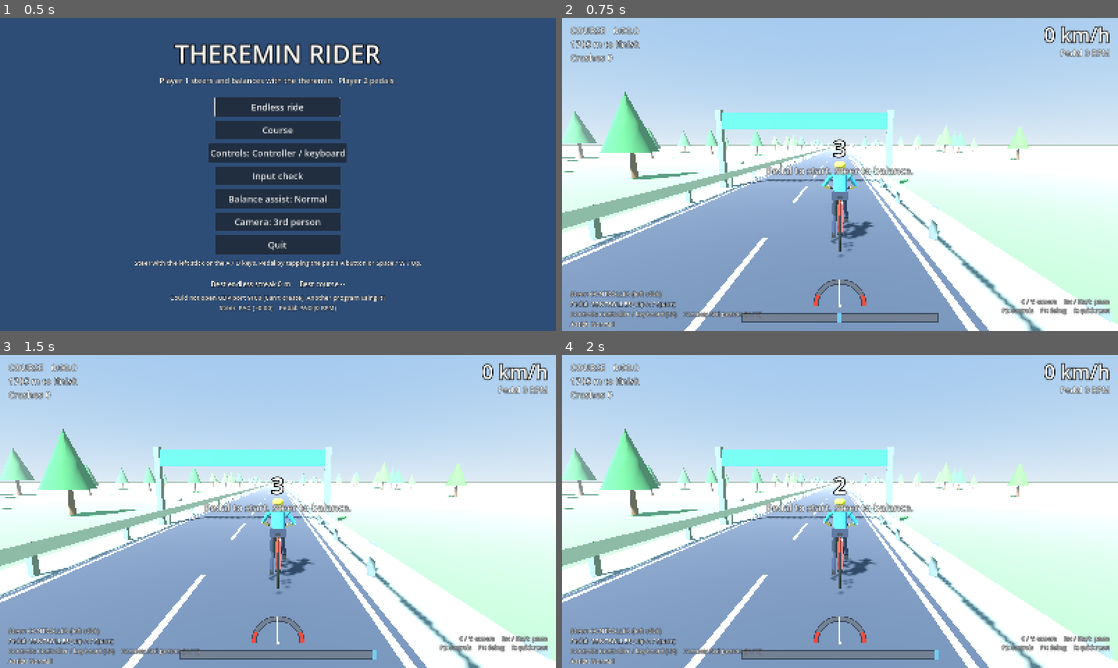
Above: before the commit, frames 1-4 (two rows, left to right).
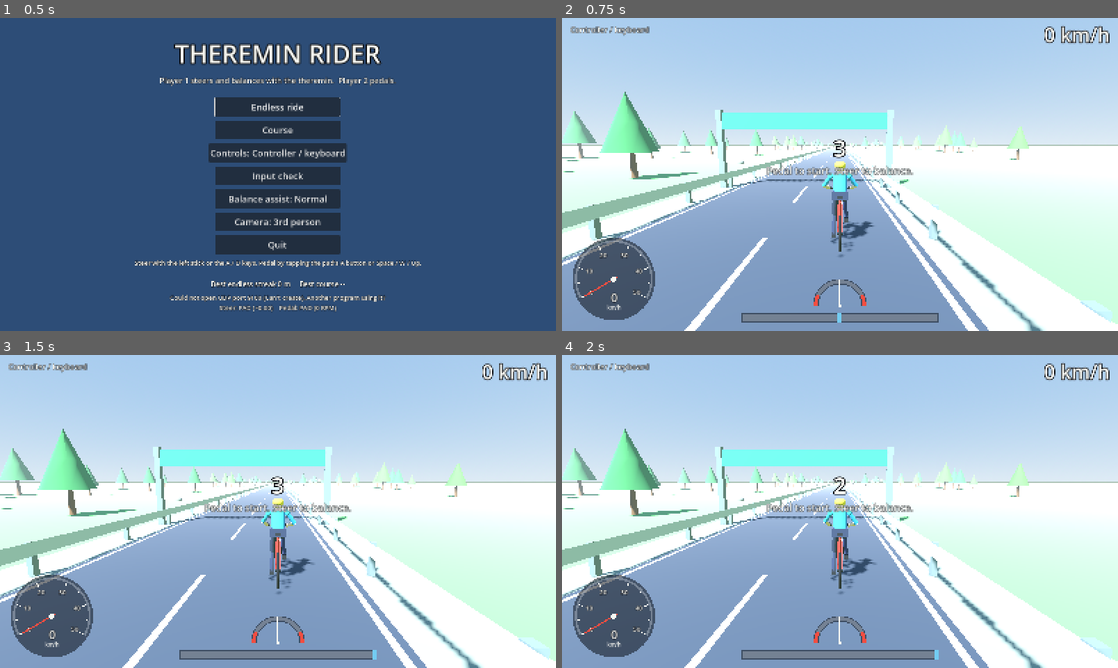
Above: after the commit, the same moments.

Repository: sahandazimi02-cmyk/ThereminRider
Game: Godot game, scene res://scenes/main_menu.tscn
The game is run twice, just before and just after one commit, with the same random seed, the same clock (stepped at 60 frames per second) and the same inputs.
Inputs:
- Up to frame 1 (0.5 s): no input
- Up to frame 2 (0.75 s): click "Course" at 0.5 s
- Up to frame 3 (1.5 s): tap A (steer_left) at 1.25 s; hold D (steer_right) from 1.28 s (still down); hold Space (pedal) from 1.28 s (still down)
- Up to frame 4 (2 s): keep holding D (steer_right); keep holding Space (pedal)

Frame 1 is identical in both runs. In frame 2, 5.0% of the frame differs, in the area x 1-99%, y 2-99%; in frame 3, 5.0%; in frame 4, 5.0%.

Commit message:
feat: 0.6.0 minimal HUD, speedometer dial, automatic get-up, R/Back restart
HUD shows only the control profile, km/h, steering bar/lean dial and a new
bottom-left speedometer. Crashes get up by themselves after 1.5 s (or at once
by pedalling); R / Back restarts the ride with a 1 s countdown.

Co-Authored-By: Claude Opus 5.5 <noreply@anthropic.com>

Diff:
--- a/scripts/autoload/rider_input.gd
+++ b/scripts/autoload/rider_input.gd
@@ -153,7 +153,7 @@
 	_action("pedal", 0.5, [_key(KEY_SPACE), _key(KEY_W), _key(KEY_UP), _button(JOY_BUTTON_A)])
 	_action("toggle_camera", 0.5, [_key(KEY_C), _button(JOY_BUTTON_Y)])
 	_action("pause", 0.5, [_key(KEY_ESCAPE), _button(JOY_BUTTON_START)])
-	_action("debug_reset", 0.5, [_key(KEY_R), _button(JOY_BUTTON_BACK)])
+	_action("restart_run", 0.5, [_key(KEY_R), _button(JOY_BUTTON_BACK)])
 	_action("toggle_debug", 0.5, [_key(KEY_F1)])
 	_action("cycle_input_mode", 0.5, [_key(KEY_F2)])
 
--- a/scripts/game/game.gd
+++ b/scripts/game/game.gd
@@ -91,7 +91,7 @@
 	_start_run()
 
 
-func _start_run() -> void:
+func _start_run(countdown_s: float = -1.0) -> void:
 	_end_slowmo()
 	road.reset_obstacles()
 	var s0 := road.start_s()
@@ -107,14 +107,19 @@
 	rail_time = 0.0
 	road.update_around(s0)
 	cam.snap()
-	_countdown = 0.0 if skip_countdown else road_tuning.countdown_s
+	if countdown_s < 0.0:
+		countdown_s = road_tuning.countdown_s
+	_countdown = 0.0 if skip_countdown else countdown_s
 	phase = Phase.COUNTDOWN
 	_last_shown_count = -1
 	hud.clear_message()
 
 
+## Back to the start line right away, with the short restart countdown.
 func restart() -> void:
-	_start_run()
+	save_scores()
+	pause_menu.close()
+	_start_run(road_tuning.restart_countdown_s)
 
 
 func _unhandled_input(event: InputEvent) -> void:
@@ -126,9 +131,8 @@
 		pause_menu.open()
 	elif event.is_action_pressed("toggle_debug", false):
 		hud.toggle_debug()
-	elif event.is_action_pressed("debug_reset", false):
-		if phase == Phase.PLAY or phase == Phase.FALLEN:
-			_respawn(bike_s if bike.is_upright() else crash_s)
+	elif event.is_action_pressed("restart_run", false):
+		restart()
 
 
 func _physics_process(dt: float) -> void:
@@ -296,18 +300,11 @@
 	if bike.state != Bike.State.DOWN:
 		return
 	down_time += dt
-	if down_time < road_tuning.min_down_s:
-		return
-	var pedal_ok := RiderInput.cadence_rpm >= road_tuning.reset_min_cadence_rpm
-	var steer_ok := absf(RiderInput.steer) <= road_tuning.reset_center_tolerance and RiderInput.hand_present
-	if pedal_ok and steer_ok:
-		reset_progress += dt / road_tuning.reset_hold_s
-	else:
-		reset_progress = maxf(0.0, reset_progress - dt * road_tuning.reset_decay_rate / road_tuning.reset_hold_s)
-	var pedal_txt := "PEDAL  [OK]" if pedal_ok else "PEDAL  (keep pedalling)"
-	var steer_txt := "STEER CENTRED  [OK]" if steer_ok else "STEER  (hold the middle)"
-	hud.message("GET BACK UP", "%s      %s" % [pedal_txt, steer_txt])
-	if reset_progress >= 1.0:
+	var auto_s := road_tuning.auto_get_up_s
+	reset_progress = clampf(down_time / auto_s, 0.0, 1.0) if auto_s > 0.0 else 0.0
+	var pedalled := down_time >= road_tuning.min_down_s \
+			and RiderInput.cadence_rpm >= road_tuning.reset_min_cadence_rpm
+	if pedalled or (auto_s > 0.0 and down_time >= auto_s):
 		_respawn(crash_s)
 
 
@@ -337,6 +334,18 @@
 	hud.message("GO!", "", 0.8)
 
 
+## Short warning when the profile's device isn't sending, else "".
+func _input_warning() -> String:
+	var missing: Array[String] = []
+	if RiderInput.steer_source == RiderInput.Source.NONE:
+		missing.append("no theremin signal")
+	elif RiderInput.steer_source == RiderInput.Source.OSC and not RiderInput.hand_present:
+		missing.append("theremin hand not detected")
+	if RiderInput.pedal_source == RiderInput.Source.NONE:
+		missing.append("no bike pedal signal")
+	return ", ".join(missing)
+
+
 func _finish() -> void:
 	phase = Phase.FINISHED
 	new_record = GameSession.submit_course(elapsed) if record_scores else false
@@ -361,24 +370,9 @@
 func _update_hud() -> void:
 	var kmh := bike.speed * MPS_TO_KMH
 	hud.speed_label.text = "%d km/h" % int(round(kmh))
-	hud.cadence_label.text = "Pedal %d RPM" % int(round(RiderInput.cadence_rpm))
-	if mode == GameSession.Mode.ENDLESS:
-		hud.score_label.text = "ENDLESS   %d m\nStreak %d m   Best streak %d m\nCrashes %d" % [
-				int(distance), int(maxf(0.0, bike_s - streak_start_s)) if bike.is_upright() else 0,
-				int(maxf(best_streak, GameSession.best_endless_m)), crashes]
-	else:
-		var remaining := maxf(0.0, road.finish_s - bike_s)
-		hud.score_label.text = "COURSE   %s\n%d m to finish\nCrashes %d" % [UiKit.format_time(elapsed), int(remaining), crashes]
-
-	var steer_src := RiderInput.source_name(RiderInput.steer_source)
-	var pedal_src := RiderInput.source_name(RiderInput.pedal_source)
-	var steer_state := "THEREMIN" if steer_src == "OSC" else ("CONTROLLER (left stick)" if steer_src == "PAD" else "NO SIGNAL")
-	if steer_src == "OSC" and not RiderInput.hand_present:
-		steer_state = "THEREMIN - hand not detected!"
-	var pedal_state := "BIKE (OSC)" if pedal_src == "OSC" else ("CONTROLLER (tap A / Space)" if pedal_src == "PAD" else "NO SIGNAL")
-	hud.input_label.text = "Steer: %s\nPedal: %s\nControls: %s (F2)    Camera: %s (C / Y)\nAssist: %s" % [
-			steer_state, pedal_state, RiderInput.profile_name(),
-			"1st person" if cam.first_person else "3rd person", GameSession.assist_name()]
+	hud.speedometer.speed_kmh = kmh
+	hud.speedometer.max_kmh = bike_tuning.max_speed_kmh
+	hud.set_profile(RiderInput.profile_name(), _input_warning())
 
 	var g := hud.gauges
 	g.steer = RiderInput.steer
--- a/scripts/ui/hud.gd
+++ b/scripts/ui/hud.gd
@@ -1,16 +1,18 @@
-## In-game HUD. The game pushes values in each frame via the public vars/methods.
+## In-game HUD. Kept minimal on purpose: control profile (top-left), speed
+## (top-right), speedometer (bottom-left), steering bar + lean dial (bottom
+## centre), and the big centre messages. F1 shows the debug readout.
+## The game pushes values in each frame via the public vars/methods.
 class_name Hud
 extends CanvasLayer
 
 var gauges: HudGauges
-var score_label: Label
+var speedometer: HudSpeedometer
+var profile_label: Label
+var warn_label: Label
 var speed_label: Label
-var cadence_label: Label
-var input_label: Label
 var center_label: Label
 var sub_label: Label
 var debug_label: Label
-var help_label: Label
 
 var _flash_t := 0.0
 var _flash_rect: ColorRect
@@ -31,9 +33,14 @@
 	_flash_rect.color = Color(0, 0, 0, 0)
 	root.add_child(_flash_rect)
 
-	score_label = UiKit.label("", 26)
-	score_label.position = Vector2(24, 18)
-	root.add_child(score_label)
+	profile_label = UiKit.label("", 22)
+	profile_label.position = Vector2(24, 18)
+	root.add_child(profile_label)
+
+	warn_label = UiKit.label("", 20)
+	warn_label.add_theme_color_override("font_color", Palette.color("hud_warn"))
+	warn_label.position = Vector2(24, 50)
+	root.add_child(warn_label)
 
 	speed_label = UiKit.label("0", 56, HORIZONTAL_ALIGNMENT_RIGHT)
 	speed_label.set_anchors_and_offsets_preset(Control.PRESET_TOP_RIGHT)
@@ -42,27 +49,13 @@
 	speed_label.offset_top = 10
 	root.add_child(speed_label)
 
-	cadence_label = UiKit.label("", 24, HORIZONTAL_ALIGNMENT_RIGHT)
-	cadence_label.set_anchors_and_offsets_preset(Control.PRESET_TOP_RIGHT)
-	cadence_label.offset_left = -460
-	cadence_label.offset_right = -24
-	cadence_label.offset_top = 84
-	root.add_child(cadence_label)
-
-	input_label = UiKit.label("", 18)
-	input_label.set_anchors_and_offsets_preset(Control.PRESET_BOTTOM_LEFT)
-	input_label.offset_top = -120
-	input_label.offset_left = 24
-	input_label.offset_right = 600
-	root.add_child(input_label)
-
-	help_label = UiKit.label("", 16, HORIZONTAL_ALIGNMENT_RIGHT)
-	help_label.set_anchors_and_offsets_preset(Control.PRESET_BOTTOM_RIGHT)
-	help_label.offset_top = -96
-	help_label.offset_left = -560
-	help_label.offset_right = -24
-	help_label.text = "C / Y: camera     Esc / Start: pause\nF2: controls     F1: debug     R: quick reset"
-	root.add_child(help_label)
+	speedometer = HudSpeedometer.new()
+	speedometer.set_anchors_and_offsets_preset(Control.PRESET_BOTTOM_LEFT)
+	speedometer.offset_left = 24
+	speedometer.offset_right = 24 + 250
+	speedometer.offset_top = -24 - 250
+	speedometer.offset_bottom = -24
+	root.add_child(speedometer)
 
 	center_label = UiKit.label("", 64, HORIZONTAL_ALIGNMENT_CENTER)
 	center_label.set_anchors_and_offsets_preset(Control.PRESET_CENTER)
@@ -124,6 +117,12 @@
 	tw.tween_property(center_label, "scale", Vector2.ONE, 0.35).set_trans(Tween.TRANS_BACK).set_ease(Tween.EASE_OUT)
 
 
+## Top-left text: the control profile, plus a warning line when its device is silent.
+func set_profile(profile_name: String, warning: String) -> void:
+	profile_label.text = profile_name
+	warn_label.text = warning
+
+
 func clear_message() -> void:
 	center_label.text = ""
 	sub_label.text = ""
--- /dev/null
+++ b/scripts/ui/hud_speedometer.gd
@@ -0,0 +1,71 @@
+## Round speedometer dial (bottom-left of the HUD). The game sets speed_kmh and
+## max_kmh every frame; the dial range rounds max_kmh up to the next 10.
+class_name HudSpeedometer
+extends Control
+
+## Dial sweep: 240 degrees, opening at the bottom.
+const START_ANGLE := deg_to_rad(150.0)
+const SWEEP := deg_to_rad(240.0)
+
+var speed_kmh := 0.0
+var max_kmh := 45.0
+
+
+func _ready() -> void:
+	mouse_filter = Control.MOUSE_FILTER_IGNORE
+
+
+func _process(_delta: float) -> void:
+	queue_redraw()
+
+
+func _draw() -> void:
+	var font := ThemeDB.fallback_font
+	var top := maxf(10.0, ceilf(max_kmh / 10.0) * 10.0)
+	var c := size * 0.5
+	var r := minf(size.x, size.y) * 0.5 - 6.0
+	var text_col := Palette.color("hud_text")
+	var outline := Palette.color("hud_outline")
+	var angle_of := func(kmh: float) -> float:
+		return START_ANGLE + SWEEP * clampf(kmh / top, 0.0, 1.0)
+
+	draw_circle(c, r, Palette.color("hud_panel"))
+	draw_arc(c, r - 10.0, START_ANGLE, START_ANGLE + SWEEP, 48, Palette.color("hud_track"), 6.0)
+	# Filled arc up to the current speed.
+	var a_now: float = angle_of.call(speed_kmh)
+	if speed_kmh > 0.5:
+		draw_arc(c, r - 10.0, START_ANGLE, a_now, 48, Palette.color("hud_accent"), 6.0)
+
+	# Ticks every 5 km/h, numbers every 10 (every 20 on a wide dial).
+	var label_step := 10 if top <= 60.0 else 20
+	var kmh := 0
+	while kmh <= int(top):
+		var a: float = angle_of.call(float(kmh))
+		var dir := Vector2(cos(a), sin(a))
+		var major := kmh % 10 == 0
+		draw_line(c + dir * (r - (26.0 if major else 20.0)), c + dir * (r - 14.0), text_col, 3.0 if major else 1.5)
+		if kmh % label_step == 0:
+			var txt := str(kmh)
+			var fs := 18
+			var tw := font.get_string_size(txt, HORIZONTAL_ALIGNMENT_LEFT, -1, fs).x
+			var p := c + dir * (r - 44.0) + Vector2(-tw * 0.5, fs * 0.35)
+			draw_string_outline(font, p, txt, HORIZONTAL_ALIGNMENT_LEFT, -1, fs, 4, outline)
+			draw_string(font, p, txt, HORIZONTAL_ALIGNMENT_LEFT, -1, fs, text_col)
+		kmh += 5
+
+	# Needle.
+	var nd := Vector2(cos(a_now), sin(a_now))
+	draw_line(c - nd * 12.0, c + nd * (r - 20.0), Palette.color("hud_bad"), 4.0)
+	draw_circle(c, 8.0, text_col)
+
+	# Number + unit under the hub.
+	var num := str(int(round(speed_kmh)))
+	var nfs := 34
+	var nw := font.get_string_size(num, HORIZONTAL_ALIGNMENT_LEFT, -1, nfs).x
+	var np := c + Vector2(-nw * 0.5, r * 0.55)
+	draw_string_outline(font, np, num, HORIZONTAL_ALIGNMENT_LEFT, -1, nfs, 6, outline)
+	draw_string(font, np, num, HORIZONTAL_ALIGNMENT_LEFT, -1, nfs, text_col)
+	var unit := "km/h"
+	var ufs := 16
+	var uw := font.get_string_size(unit, HORIZONTAL_ALIGNMENT_LEFT, -1, ufs).x
+	draw_string(font, c + Vector2(-uw * 0.5, r * 0.55 + 22.0), unit, HORIZONTAL_ALIGNMENT_LEFT, -1, ufs, text_col)
--- a/scripts/ui/pause_menu.gd
+++ b/scripts/ui/pause_menu.gd
@@ -68,7 +68,13 @@
 
 
 func _unhandled_input(event: InputEvent) -> void:
-	if _root.visible and not _results and event.is_action_pressed("pause", false):
+	if not _root.visible:
+		return
+	if event.is_action_pressed("restart_run", false):
+		# The game doesn't get input while paused, so R / Back restarts from here.
+		get_viewport().set_input_as_handled()
+		game.restart()
+	elif not _results and event.is_action_pressed("pause", false):
 		get_viewport().set_input_as_handled()
 		_on_resume()
 
@@ -78,12 +84,17 @@
 	get_tree().paused = false
 
 
-func _on_restart() -> void:
+## Hides the menu / results without doing anything else (Game.restart calls this).
+func close() -> void:
 	_root.visible = false
 	_results = false
 	_buttons[1].text = "Restart"
+	for b in _buttons:
+		b.disabled = false
 	get_tree().paused = false
-	game.save_scores()
+
+
+func _on_restart() -> void:
 	game.restart()
 
 
--- a/scripts/world/road_tuning.gd
+++ b/scripts/world/road_tuning.gd
@@ -71,21 +71,22 @@
 @export_range(0.0, 10.0, 0.1) var weight_pothole: float = 1.5
 
 @export_group("Crash & reset")
-## Time on the ground before the get-up prompt starts counting.
-@export_range(0.0, 5.0, 0.1) var min_down_s: float = 1.0
-## Both players must hold their part this long to get back up.
-@export_range(0.3, 6.0, 0.1) var reset_hold_s: float = 2.0
-## Pedal player: at least this cadence.
-@export_range(5.0, 120.0, 1.0) var reset_min_cadence_rpm: float = 30.0
-## Steering player: within this much of centre.
-@export_range(0.02, 0.6, 0.01) var reset_center_tolerance: float = 0.2
-## Progress drains this many times faster than it fills when you let go.
-@export_range(0.0, 4.0, 0.05) var reset_decay_rate: float = 1.0
+## After a crash, the bike must lie still this long before pedalling can get
+## you up (so the crash is readable).
+@export_range(0.0, 5.0, 0.05) var min_down_s: float = 0.4
+## Back up automatically after lying down this long, no input needed.
+## 0 = only pedalling gets you up.
+@export_range(0.0, 10.0, 0.1) var auto_get_up_s: float = 1.5
+## Pedalling at least this cadence (after min_down_s) gets you up at once.
+@export_range(1.0, 120.0, 1.0) var reset_min_cadence_rpm: float = 10.0
 ## Respawn this far behind the crash.
 @export_range(0.0, 50.0, 1.0) var respawn_back_m: float = 6.0
 ## Keep the respawn spot this far from obstacles in that lane.
 @export_range(2.0, 40.0, 1.0) var respawn_clearance_m: float = 12.0
+## Countdown at the very start of a ride.
 @export_range(0.0, 10.0, 0.5) var countdown_s: float = 3.0
+## Countdown after Restart (R / Back, pause menu, Ride again).
+@export_range(0.0, 10.0, 0.5) var restart_countdown_s: float = 1.0
 
 @export_group("Cameras")
 @export_range(2.0, 12.0, 0.1) var chase_distance_m: float = 4.6
--- a/tools/screenshots.gd
+++ b/tools/screenshots.gd
@@ -22,12 +22,17 @@
 
 	# Hard hit: steer into the rail, catch the rider mid-air, then on the ground.
 	game.cam.first_person = false
+	var auto_get_up := game.road_tuning.auto_get_up_s
+	game.road_tuning.auto_get_up_s = 0.0  # stay down long enough to photograph
 	for _f in 60 * 10:
 		if game.phase == Game.Phase.FALLEN:
 			break
 		RiderInput.override_steer = 0.6
 		RiderInput.override_cadence = 90.0
 		await get_tree().physics_frame
+	if game.phase != Game.Phase.FALLEN:
+		# Forgiving rails can scrape for ages; force the hit so the shot shows a crash.
+		game.bike.crash("hit the rail", 1.0, game.bike.right())
 	for _f in 14:
 		await get_tree().physics_frame
 	await _shot("crash_impact")
@@ -37,6 +42,7 @@
 		await get_tree().physics_frame
 	print("    rider %.1f m from the bike" % (game.bike.model.rider_focus() - game.bike.global_position).length())
 	await _shot("crash_landed")
+	game.road_tuning.auto_get_up_s = auto_get_up
 	for _f in 80:
 		RiderInput.override_steer = 0.0
 		RiderInput.override_cadence = 60.0
--- a/tools/smoke_test.gd
+++ b/tools/smoke_test.gd
@@ -205,6 +205,9 @@
 	var model := game.bike.model
 	var start := model.rider_focus()
 	print("    before hit: %s, %.1f km/h, rider hip %.2f m up, crashes so far %d" % [game.bike.state_name(), game.bike.speed * 3.6, start.y - game.bike.global_position.y, game.crashes])
+	# Watch the whole tumble: no automatic get-up during this check.
+	var auto_get_up := game.road_tuning.auto_get_up_s
+	game.road_tuning.auto_get_up_s = 0.0
 	game.bike.crash("test hit", 1.0, game.bike.right())
 	_check(model.thrown and game.bike.impact, "hard hit throws the rider off")
 	var peak := start.y
@@ -225,6 +228,7 @@
 	if cones != null:
 		game.road.knock(cones, Vector3(0, 0, -8))
 		_check(game.road.is_clear(cones.s, cones.lateral, 1.0) and game.road.check_hit(cones.s, cones.lateral, 0.5, 0.3) == null, "knocked cones no longer block the road")
+	game.road_tuning.auto_get_up_s = auto_get_up
 	for _f in 60 * 6:
 		RiderInput.override_steer = 0.0
 		RiderInput.override_cadence = 60.0
@@ -232,6 +236,34 @@
 		if game.phase == Game.Phase.PLAY:
 			break
 	_check(game.phase == Game.Phase.PLAY and not model.thrown, "get-up puts the rider back on the bike")
+
+	# No input at all: still back up automatically, quickly.
+	game.bike.crash("test fall", 1.0, Vector3.ZERO)
+	var waited := 0.0
+	for _f in 60 * 8:
+		RiderInput.override_steer = 0.0
+		RiderInput.override_cadence = 0.0
+		await get_tree().physics_frame
+		waited += 1.0 / 60.0
+		if game.phase == Game.Phase.PLAY:
+			break
+	_check(game.phase == Game.Phase.PLAY, "auto get-up with no input (%.1f s after the crash)" % waited)
+
+	# Restart (R / Back / pause menu): straight back to the start, short countdown.
+	for _f in 60 * 3:
+		_bot(game, 90.0)
+		await get_tree().physics_frame
+	game.skip_countdown = false  # tests normally skip it; measure the real one here
+	game.restart()
+	var t := game.road_tuning
+	_check(game.phase == Game.Phase.COUNTDOWN and is_equal_approx(game.bike_s, game.road.start_s()) \
+			and game.distance == 0.0 and game.crashes == 0, "restart puts the bike back on the start line")
+	var to_go := 0.0
+	while game.phase == Game.Phase.COUNTDOWN and to_go < 10.0:
+		await get_tree().physics_frame
+		to_go += 1.0 / 60.0
+	_check(to_go > 0.0 and to_go <= t.restart_countdown_s + 0.1 and t.restart_countdown_s < t.countdown_s,
+			"restart countdown is short (%.1f s, first start %.1f s)" % [to_go, t.countdown_s])
 	game.queue_free()
 	await get_tree().process_frame
 
Binary file changed: docs/screenshots/course.png
Binary file changed: docs/screenshots/crash_impact.png
Binary file changed: docs/screenshots/crash_landed.png
Binary file changed: docs/screenshots/crashed_get_up.png
Binary file changed: docs/screenshots/first_person.png
Binary file changed: docs/screenshots/main_menu.png
Binary file changed: docs/screenshots/pothole.png
Binary file changed: docs/screenshots/pothole_first_person.png
Binary file changed: docs/screenshots/third_person.png
Not shown, added: scripts/ui/hud_speedometer.gd.uid
Not shown, changed: docs/CHANGELOG.md
Not shown, changed: docs/CONTROLS.md
(and 4 more such lines)
